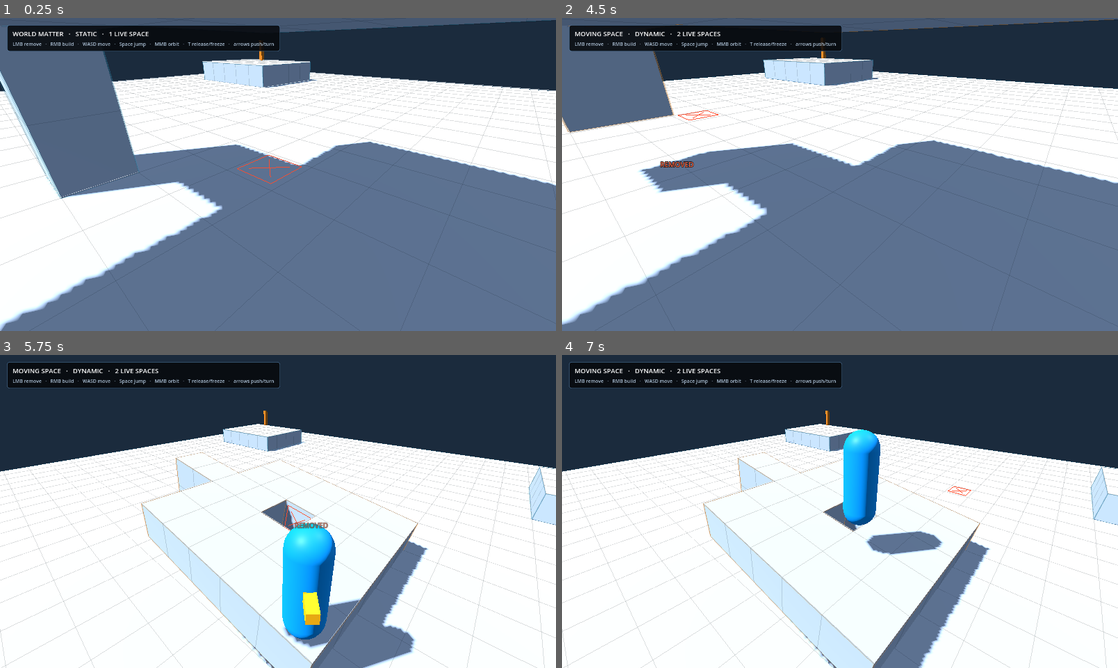
Above: before the commit, frames 1-4 (two rows, left to right).
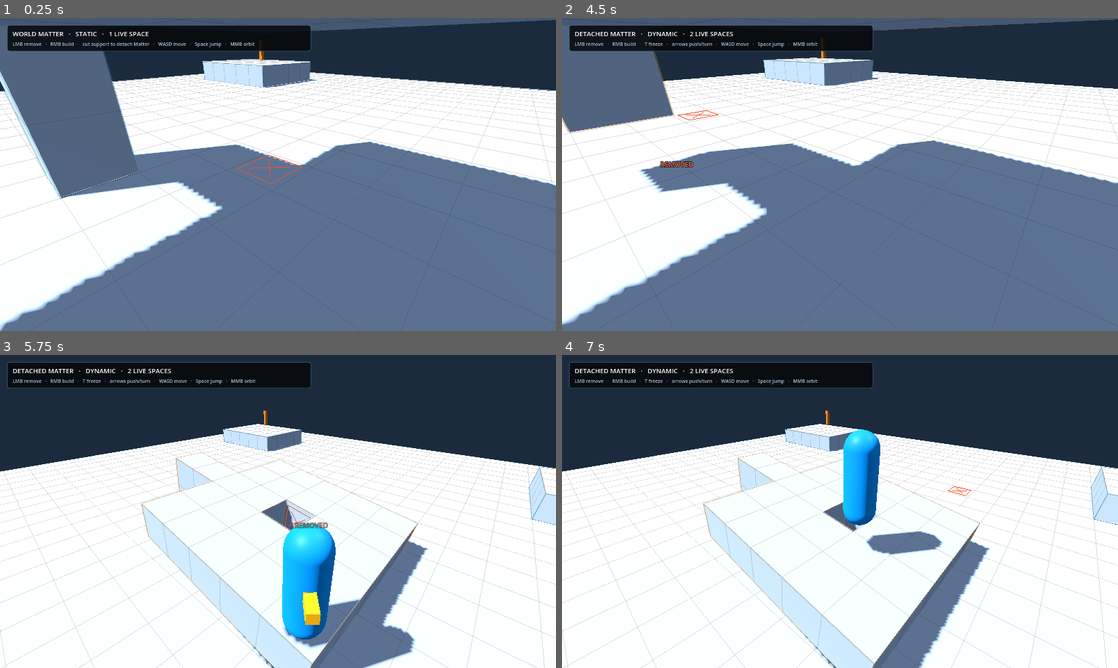
Above: after the commit, the same moments.

Repository: Jozzpoly/FrameMatter-Lab
Game: Godot game, scene res://p1/recovery_main.tscn
Two runs of this game, one before a commit and one after it. Both use one fixed random seed, a clock stepped at 60 frames per second and the inputs below.
Inputs (mouse positions are in pixels of both pictures, inside the frame that each line leads up to):
- Up to frame 1 (0.25 s): no input
- Up to frame 2 (4.5 s): tap Enter at 0.5 s; move the mouse to (962, 158) at 0.52 s; press the mouse at (962, 158) at 0.53 s; hold D (p1_move_right) 0.53-1.25 s; tap Space (p1_jump) at 0.77, 3.77 s; release the mouse at (962, 158) at 1.25 s; drag from (728, 190) to (812, 237) at 1.27 s; tap R (p1_reset) at 2, 4.25 s; move the mouse to (895, 105) at 2.02 s; hold D (p1_move_right) 2.03-2.75 s; hold K (p1_recover) 2.03-2.75 s; tap Home (p1_camera_reset) at 2.75 s; drag from (812, 237) to (673, 127) at 2.77 s; move the mouse to (1006, 221) at 3.52 s; hold A (p1_move_left) 3.53-4.25 s; tap F at 3.6 s; drag from (673, 127) to (756, 96) at 4.27 s
- Up to frame 3 (5.75 s): move the mouse to (305, 511) at 5.02 s; hold S (p1_move_back) from 5.03 s (still down); tap C at 5.1 s; click (305, 511) at 5.17 s
- Up to frame 4 (7 s): release S (p1_move_back) at 5.75 s; drag from (756, 433) to (728, 527) at 5.77 s; tap Home (p1_camera_reset) at 6.5 s; move the mouse to (962, 495) at 6.52 s; hold W (p1_move_forward) from 6.53 s (still down); hold E (p1_edit_toggle) from 6.53 s (still down); tap Space (p1_jump) at 6.77 s

The runs differ from the first frame. In frame 1, 0.7% of the frame differs, in the area x 14-56%, y 2-11%; in frame 2, 1.0%; in frame 3, 1.0%, in the area x 2-56%, y 2-11%; in frame 4, 1.0%.
Error in both runs: Invalid call. Nonexistent function 'get_global_transform_interpolated' in base 'Node3D (SpaceQueryCharacter)'. (res://p1/camera_rig.gd:113)

Commit message:
Scope recovery HUD controls to detached Matter

Diff:
--- a/p1/recovery_hud_presentation.gd
+++ b/p1/recovery_hud_presentation.gd
@@ -23,7 +23,7 @@
 	_status = _host.get_node_or_null("HUD/Panel/MarginContainer/VBoxContainer/Status") as Label
 	_hint = _host.get_node_or_null("HUD/Panel/MarginContainer/VBoxContainer/Hint") as Label
 	if _panel != null:
-		_panel.offset_right = _panel.offset_left + 620.0
+		_panel.offset_right = _panel.offset_left + 700.0
 		_panel.offset_bottom = _panel.offset_top + 58.0
 	_refresh()
 
@@ -36,13 +36,22 @@
 	var spaces: Array[LocalMatterSpace] = _host.call("get_active_spaces") if _host.has_method("get_active_spaces") else []
 	if focus == null or not is_instance_valid(focus) or focus.is_retired():
 		_status.text = "FRAME MATTER · NO FOCUS"
-	else:
-		var role := "WORLD MATTER" if focus == world else "MOVING SPACE"
-		var kind := "STATIC" if focus.get_provider_kind() == LocalMatterSpace.ProviderKind.STATIC else "DYNAMIC"
-		_status.text = "%s   ·   %s   ·   %d LIVE SPACE%s" % [
-			role,
-			kind,
-			spaces.size(),
-			"" if spaces.size() == 1 else "S",
-		]
-	_hint.text = "LMB remove   ·   RMB build   ·   WASD move   ·   Space jump   ·   MMB orbit   ·   T release/freeze   ·   arrows push/turn"
+		_hint.text = "WASD move   ·   Space jump   ·   MMB orbit"
+		return
+
+	var is_world := focus == world
+	var kind := "STATIC" if focus.get_provider_kind() == LocalMatterSpace.ProviderKind.STATIC else "DYNAMIC"
+	var role := "WORLD MATTER" if is_world else "DETACHED MATTER"
+	_status.text = "%s   ·   %s   ·   %d LIVE SPACE%s" % [
+		role,
+		kind,
+		spaces.size(),
+		"" if spaces.size() == 1 else "S",
+	]
+
+	if is_world:
+		_hint.text = "LMB remove   ·   RMB build   ·   cut support to detach Matter   ·   WASD move   ·   Space jump   ·   MMB orbit"
+		return
+
+	var toggle_label := "T freeze" if focus.get_provider_kind() == LocalMatterSpace.ProviderKind.DYNAMIC else "T release"
+	_hint.text = "LMB remove   ·   RMB build   ·   %s   ·   arrows push/turn   ·   WASD move   ·   Space jump   ·   MMB orbit" % toggle_label
